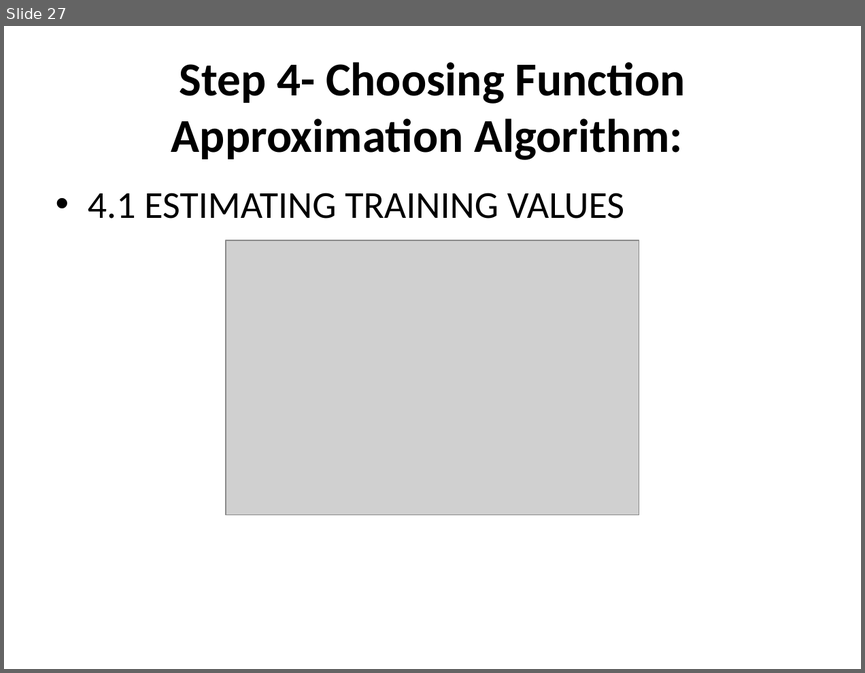
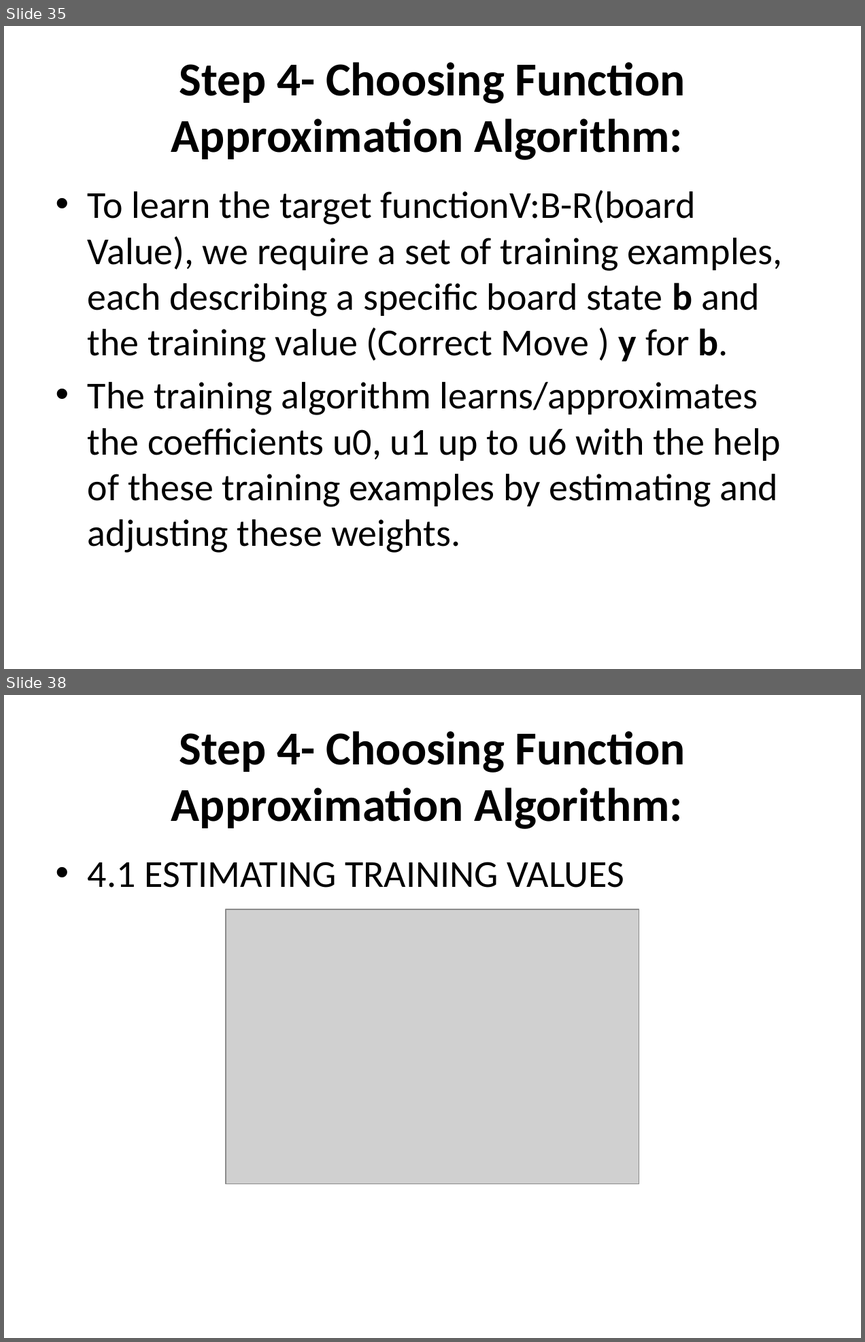
Before and after one commit to devipriyak/AI_ml-iv-sem-21-batch, a slide deck: Unit-4.pptx. Shown one above the other, each under a label of ours: slide 27 before the commit, slides 35 and 38 after it; the slides between them are not shown. The pictures are 865x673 and 865x1342 pixels, drawn with LibreOffice and Linux fonts; fonts in the diff are those of the drawing; grey boxes stand for pictures. Boxes give left, top, right and bottom in pixels: in the first picture for what was removed or moved away, otherwise in the second. Text is boxed around its words. In the diff, an @@ line names an element or a change of style, - is before the commit and + after.

```diff
--- a/Unit-4.pptx
+++ b/Unit-4.pptx
@@ slide 35 added at bbox=[4, 26, 861, 669], background #FFFFFF @@
@@ title added at bbox=[171, 62, 685, 160], 39.6 pt, text #000000, bold @@
+Step 4- Choosing Function Approximation Algorithm:
@@ text added at bbox=[88, 190, 783, 552], 32 pt, text #000000 @@
+• To learn the target functionV:B-R(board Value), we require a set of training examples, each describing a specific board state b and the training value (Correct Move ) y for b.
+• The training algorithm learns/approximates the coefficients u0, u1 up to u6 with the help of these training examples by estimating and adjusting these weights.
@@ what was slide 27 is now slide 38 @@
```
Also in this commit, not shown: 7 slides changed, 15 other slides added.
